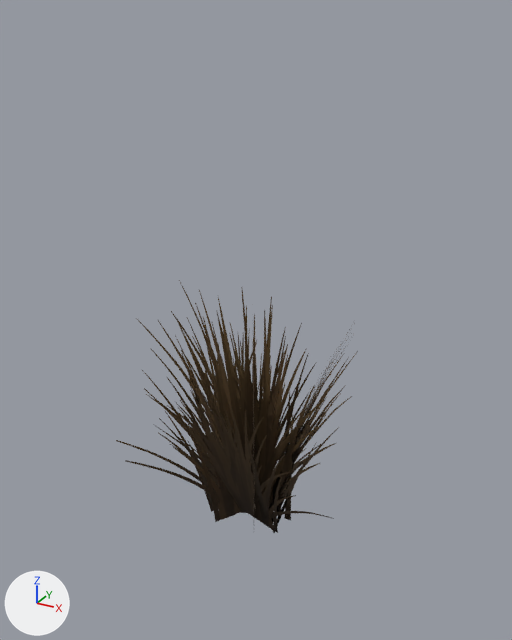
What one commit did to the glTF model public/models/props/grass_tuft.glb.
Before and after are seen from a 50 mm camera at (0.575, -1.034, 0.958) aimed at (0.009, -0.004, 0.443). Every picture has the same lights, and +X, +Y and +Z are marked at lower left. The older version comes first.

In view in the first picture: 'grass_tuft'.
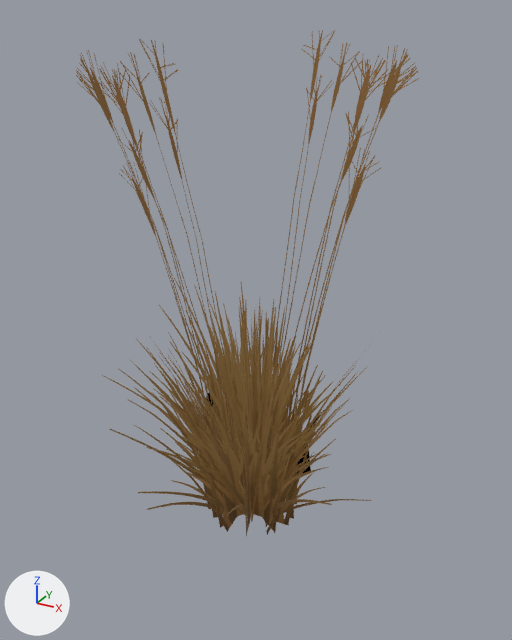
Location of each change, (x1, y1, x2, y2) in pixels of the pictures (512 x 640 px; the box of a moved part takes in the faces that stretch with it):
'grass_tuft', surface changed, reshaped
    before: (116, 280, 358, 533)
    after: (102, 274, 371, 536)
'grass_tuft_grass_stalks_dry', added
    after: (76, 30, 419, 521)
part 1 of me_grass_tuft_grass_dry, moved or reshaped
    before: (252, 344, 256, 509)
    after: (134, 274, 330, 519)
part 2 of me_grass_tuft_grass_dry, moved or reshaped
    before: (125, 294, 316, 522)
    after: (110, 297, 333, 509)
part 3 of me_grass_tuft_grass_dry, added
    after: (138, 322, 304, 528)
part 4 of me_grass_tuft_grass_dry, added
    after: (228, 326, 263, 536)
part 5 of me_grass_tuft_grass_dry, added
    after: (226, 308, 332, 533)
part 6 of me_grass_tuft_grass_dry, rebuilt
    before: (116, 303, 271, 512)
    after: (102, 334, 235, 532)
part 7 of me_grass_tuft_grass_dry, rebuilt
    before: (153, 383, 334, 533)
    after: (167, 401, 371, 525)
part 8 of me_grass_tuft_grass_dry, rebuilt
    before: (269, 322, 358, 533)
    after: (265, 347, 369, 535)
part 9 of me_grass_tuft_grass_dry, deleted
    before: (144, 280, 324, 521)
part 10 of me_grass_tuft_grass_dry, added
    after: (160, 297, 326, 443)

The change, as a list of edits to the scene's bpy script:
```text
Change mat_grass_dry:
    where n0 = _N.new('ShaderNodeBsdfPrincipled'); n0.name = 'Principled BSDF'
    add n0.inputs[28].default_value = 0.85  # 'Emission Strength'
    add n7 = _N.new('ShaderNodeTexImage'); n7.name = 'Image Texture'
    add n7.image = img_card_grass_dry
    remove n7 = _N.new('ShaderNodeTexImage'); n7.name = 'Image Texture'
    remove n7.image = img_card_grass_dry
    add n8 = _N.new('ShaderNodeTexImage'); n8.name = 'Image Texture.001'
    add n8.image = img_card_grass_dry
    where n4 = _N.new('ShaderNodeMix'); n4.name = 'Mix'
    where n5 = _N.new('ShaderNodeMath'); n5.name = 'Math.002'
    remove _L.new(n7.outputs[0], n4.inputs[6])  # 'Color' to 'A'
    remove _L.new(n7.outputs[1], n5.inputs[0])  # 'Alpha' to 'Value'
    add _L.new(n7.outputs[0], n0.inputs[27])  # 'Color' to 'Emission Color'
    add _L.new(n8.outputs[0], n4.inputs[6])  # 'Color' to 'A'
    add _L.new(n8.outputs[1], n5.inputs[0])  # 'Alpha' to 'Value'
Add mat_grass_stalks_dry:
    mat_grass_stalks_dry = bpy.data.materials.new('grass_stalks_dry')
    # uses the picture img_card_grass_stalks_dry
Change me_grass_tuft_grass_dry:
    remove me_grass_tuft_grass_dry.from_pydata(...)  # 60 vertices, 54 faces; spans x -0.337..0.337, y -0.256..0.328, z 0.0..0.529
    add me_grass_tuft_grass_dry.from_pydata(...)  # 88 vertices, 78 faces; spans x -0.343..0.343, y -0.343..0.343, z 0.0..0.539
    me_grass_tuft_grass_dry part 1: the loose piece of 8 vertices spanning x -0.131..0.131, y -0.227..0.227, z 0.016..0.507 is scaled about its middle by (-2.09, 0.0679, 1.06), then moved by (0.0, 0.0, 0.017)
    me_grass_tuft_grass_dry part 2: the loose piece of 8 vertices spanning x -0.131..0.131, y -0.227..0.227, z 0.016..0.529 is scaled about its middle by (1.74, 0.67, 0.961), then moved by (0.0, 0.0, -0.008)
    me_grass_tuft_grass_dry part 3: the loose piece of 8 vertices spanning x -0.131..0.131, y -0.227..0.227, z 0.016..0.507 is copied, and the copy is scaled about its middle by (-0.591, 1.16, 0.916), then moved by (0.0, 0.0, -0.019); it spans x -0.078..0.078, y -0.264..0.264, z 0.018..0.468
    me_grass_tuft_grass_dry part 4: the loose piece of 8 vertices spanning x -0.131..0.131, y -0.227..0.227, z 0.016..0.507 is copied, and the copy is scaled about its middle by (0.737, 1.13, 1), then moved by (0.0, 0.0, 0.002); it spans x -0.097..0.097, y -0.257..0.257, z 0.018..0.51
    me_grass_tuft_grass_dry part 5: the loose piece of 8 vertices spanning x -0.131..0.131, y -0.227..0.227, z 0.016..0.507 is copied, and the copy is scaled about its middle by (1.75, 0.664, 0.984), then moved by (0.0, 0.0, -0.002); it spans x -0.23..0.23, y -0.151..0.151, z 0.018..0.501
    me_grass_tuft_grass_dry part 6: the loose piece of 12 vertices spanning x -0.337..0.05, y -0.162..0.328, z 0.0..0.432 is rebuilt with 12 vertices and now spans x -0.343..0.009, y -0.313..0.191, z 0.0..0.42
    me_grass_tuft_grass_dry part 7: the loose piece of 12 vertices spanning x -0.23..0.23, y -0.256..-0.02, z 0.0..0.432 is rebuilt with 12 vertices and now spans x -0.191..0.313, y -0.343..0.009, z 0.0..0.42
    me_grass_tuft_grass_dry part 8: the loose piece of 12 vertices spanning x -0.05..0.337, y -0.162..0.328, z 0.0..0.432 is rebuilt with 12 vertices and now spans x -0.009..0.343, y -0.191..0.313, z 0.0..0.42
    me_grass_tuft_grass_dry part 9: the loose piece of 8 vertices spanning x -0.262..0.262, y 0.0, z 0.016..0.527 is deleted
    me_grass_tuft_grass_dry part 10
    12 vertices are added at x -0.313..0.191, y -0.009..0.343, z 0.0..0.42
    12 new faces join them
Add ob_grass_tuft_grass_stalks_dry:
    ob_grass_tuft_grass_stalks_dry = bpy.data.objects.new('grass_tuft_grass_stalks_dry', me_grass_tuft_grass_stalks_dry)  # 24 vertices, 24 faces; spans x -0.321..0.321, y -0.325..0.325, z 0.015..0.923
    ob_grass_tuft_grass_stalks_dry.location = (0.0, 0.0, 0.0)
```
